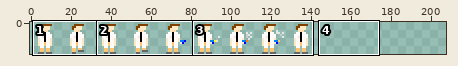
Two versions of one sprite sheet, src/assets/graphics/spence.png. Above, an overview of the earlier version with the close-up marked.
Close-up. As it was:
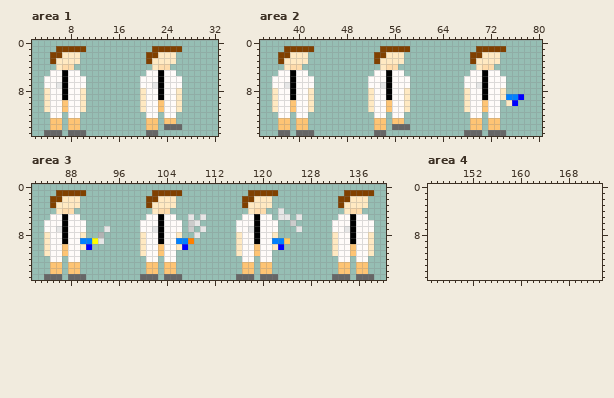
The file is 1440x160 pixels, drawn in blocks of 10x10; one block is one cell here. Colours within 5 levels of each other are drawn and written as one. Shown: area 1: x 2..32, y 0..15; area 2: x 34..80, y 0..15; area 3: x 82..140, y 0..15; area 4: x 145..173, y 0..15. The old version is drawn lined up with the new one, on the new canvas. The commit also changed other parts of the picture, which this record leaves out.
After the commit:
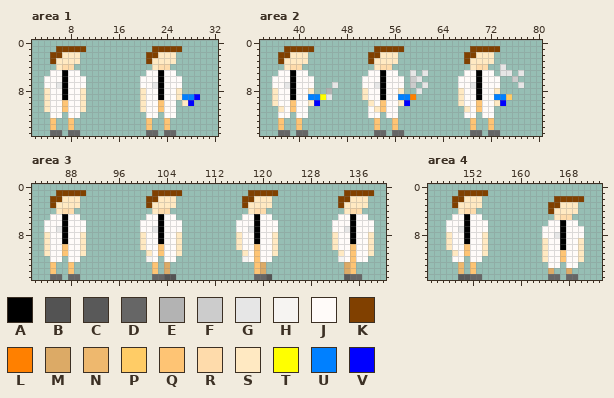
Palette (. is transparent): A #000000  B #535353  C #595959  D #666666  E #b3b3b3  F #cccccc  G #e6e6e6  H #f6f4f2  J #fffbf9  K #804000  L #ff8000  M #dcaa66  N #eeb86e  P #ffcc66  Q #fec474  R #fedbab  S #ffe9c2  T #ffff00  U #0080ff  V #0000ff
What changed:
canvas 144x16 -> 208x16
Area 1:
y 9: x 27..29 ... -> UUV
y 10: x 26..28 S.. -> .SV
y 11: x 26 S -> .
y 13: x 6 Q -> .; x 9 Q -> .; x 22 Q -> .; x 25 Q -> .
y 14: x 6 Q -> .; x 9 Q -> .; x 22 Q -> .; x 24..26 DDD -> Q..
y 15: x 4 D -> .; x 10 D -> .; x 24..25 .. -> DD
Area 2:
y 1: x 53 . -> K; x 58 K -> .; x 69 . -> K; x 74 K -> .
y 2: x 52 . -> K; x 54 K -> S; x 57 S -> .; x 68 . -> K; x 70 K -> S; x 73 S -> .
y 3: x 52..53 .K -> KS; x 57 S -> .; x 68..69 .K -> KS; x 73 S -> .
y 4: x 53..54 .S -> SR; x 56 R -> .; x 69..70 .S -> SR; x 72 R -> .; x 74 . -> G
y 5: x 52 . -> J; x 54..55 JA -> AJ; x 57 J -> .; x 59 . -> G; x 61 . -> G; x 68 . -> J; x 70..71 JA -> AJ; x 73..75 J.. -> .GG; x 77 . -> G
y 6: x 51 . -> J; x 54..55 JA -> AJ; x 58..60 J.. -> .FG; x 67 . -> J; x 70..71 JA -> AJ; x 74 J -> .; x 76 . -> F
y 7: x 46 . -> G; x 51 . -> J; x 53..55 JGA -> GAJ; x 58..59 J. -> .F; x 61 . -> G; x 67 . -> J; x 69..71 JGA -> GAJ; x 74 J -> .; x 77 . -> G
y 8: x 45 . -> E; x 51..52 .S -> SJ; x 54..55 JA -> AJ; x 57..58 JS -> S.; x 60 . -> G; x 67..68 .S -> SJ; x 70..71 JA -> AJ; x 73..74 JS -> S.
y 9: x 42..45 S... -> UUTG; x 51..52 .S -> SJ; x 54..55 JA -> AJ; x 57..59 JS. -> UUL; x 67..68 .S -> SJ; x 70..71 JA -> AJ; x 73..77 JSUUV -> UUP..
y 10: x 43 . -> V; x 54..55 JQ -> QJ; x 57..58 JS -> SV; x 67..68 .S -> SJ; x 70..71 JQ -> QJ; x 73..76 J.SV -> SV..
y 11: x 36..37 SJ -> .S; x 42 S -> .; x 52..55 SJJQ -> JSQJ; x 57..58 JS -> ..; x 70..71 JQ -> QJ; x 73 J -> .
y 12: x 52 . -> J; x 54..55 J. -> .J; x 57 J -> .; x 68 . -> J; x 70..71 J. -> .J; x 73 J -> .
y 13: x 38 Q -> .; x 41 Q -> .; x 54 Q -> .; x 57 Q -> .; x 70 Q -> .; x 73 Q -> .
y 14: x 38 Q -> .; x 41 Q -> .; x 54 Q -> .; x 56..58 DDD -> Q..; x 70 Q -> .; x 73 Q -> .
y 15: x 42 D -> .; x 56..57 .. -> DD; x 68 D -> .; x 74 D -> .
Area 3:
y 4: x 123 G -> .
y 5: x 108 G -> .; x 110 G -> .; x 123..124 GG -> ..; x 126 G -> .
y 6: x 108..109 FG -> ..; x 125 F -> .
y 7: x 94 G -> .; x 108 F -> .; x 110 G -> .; x 126 G -> .
y 8: x 93 E -> .; x 109 G -> .
y 9: x 90..93 UUTG -> S...; x 106..108 UUL -> S..; x 122..124 UUP -> S..
y 10: x 91 V -> .; x 107 V -> .; x 123 V -> .
y 11: x 90 . -> S; x 100..101 SJ -> .S; x 106 . -> S; x 116..117 SJ -> .S; x 122 . -> S; x 132..133 SJ -> .S
y 12: x 101 J -> H; x 117 J -> H; x 119 . -> Q; x 133 J -> H; x 135 . -> Q
y 13..14: x 86 Q -> .; x 89 Q -> .; x 101 Q -> .; x 104..105 QQ -> M.; x 117..121 QQ.QQ -> ..QM.; x 133..137 QQ.QQ -> .MQ..
y 15: x 84 D -> .; x 90 D -> .; x 100..101 DD -> ..; x 103..106 .DDD -> DBB.; x 116..119 DDD. -> ...D; x 121..122 DD -> B.; x 132..135 DDD. -> ..CD; x 137..138 DD -> ..
Area 4:
y 1: x 150..154 ..... -> KKKKK
y 2: x 149..153 ..... -> KKSSS; x 166..170 ..... -> KKKKK
y 3: x 149..153 ..... -> KSSSS; x 165..169 ..... -> KKSSS
y 4: x 150..152 ... -> SRR; x 165..169 ..... -> KSSSS
y 5: x 149..153 ..... -> JJAJJ; x 166..168 ... -> SRR
y 6: x 148..154 ....... -> JJJAJJJ; x 165..169 ..... -> JJAJJ
y 7: x 148..154 ....... -> JJGAJJJ; x 164..170 ....... -> JJJAJJJ
y 8: x 148..154 ....... -> SJJAJJS; x 164..170 ....... -> JJGAJJJ
y 9: x 148..154 ....... -> SJJAJJS; x 164..170 ....... -> SJJAJJS
y 10: x 148..154 ....... -> SJJQJJS; x 164..170 ....... -> SJJAJJS
y 11: x 149..154 ...... -> SJQJJS; x 164..170 ....... -> SJJQJJS
y 12: x 149..150 .. -> JJ; x 152..153 .. -> JJ; x 164..170 ....... -> SJJQJJS
y 13: x 150 . -> N; x 152 . -> Q; x 165..166 .. -> JJ; x 168..169 .. -> JJ
y 14: x 150 . -> N; x 152 . -> Q; x 165 . -> M; x 168 . -> M
y 15: x 150..153 .... -> CCDD; x 165..166 .. -> DD; x 168..169 .. -> DD
